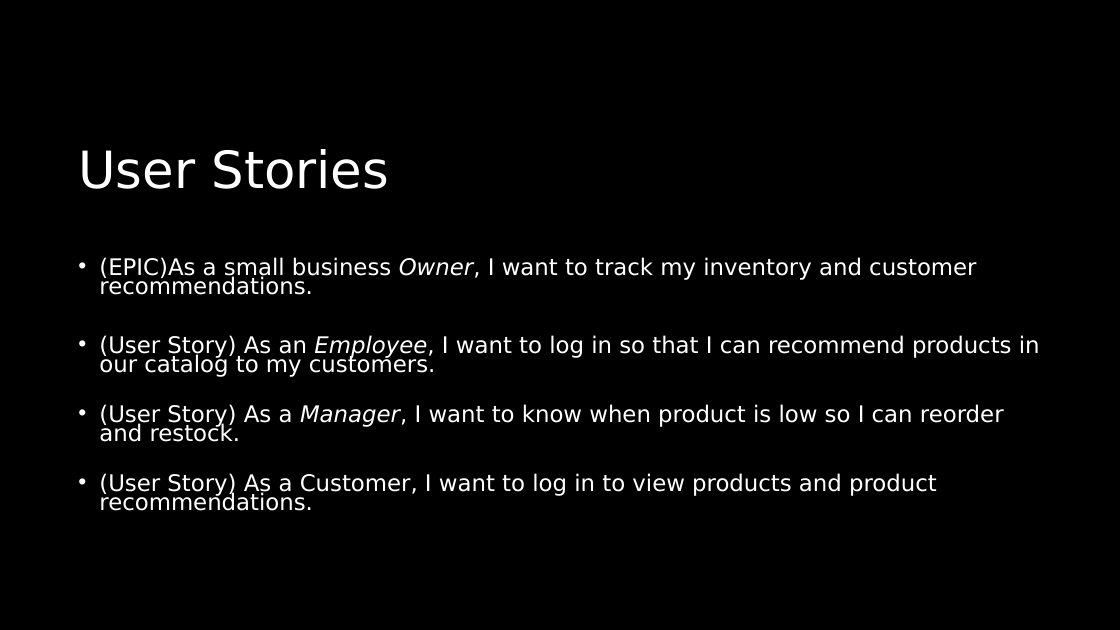
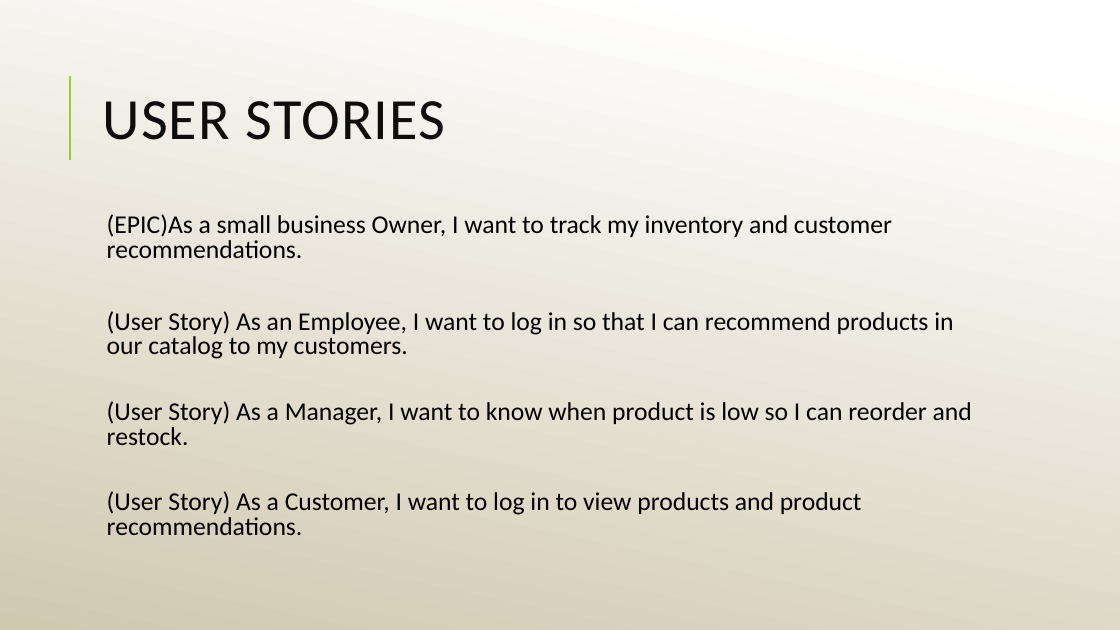
Before and after one commit to S-Apulu3008/CapstoneProject, a slide deck: slide 5 of PitchPresentation/PitchPresentation.pptx. Drawn at 1120x630 pixels with LibreOffice and Linux fonts; fonts in the diff are those of the drawing. Boxes give left, top, right and bottom in pixels: in the first picture for what was removed or moved away, otherwise in the second. Text is boxed around its words. In the diff, an @@ line names an element or a change of style, - is before the commit and + after.

```diff
--- a/PitchPresentation/PitchPresentation.pptx
+++ b/PitchPresentation/PitchPresentation.pptx
@@ background #000000 to gradient #FFFFFF to #D1C8B1 @@
@@ title "USER STORIES" at <box>102,101,446,140</box>: vertical alignment top to middle @@
@@ line added from (70, 160) to (70, 76), #99CB38 1.5 pt @@
@@ title at <box>102,101,446,140</box>: text changed; size 44 to 50 pt; font DejaVu Sans to Calibri; text colour #FFFFFF to #0D0D0D @@
-User Stories
+USER STORIES
@@ text "(EPIC)As a small business Owner, ...": place and size @@
-text "(EPIC)As a small business Owner, ..." at <box>99,257,1040,511</box>
+text "(EPIC)As a small business Owner, ..." at <box>107,214,972,535</box>
@@ text "(EPIC)As a small business Owner, ..." at <box>107,214,972,535</box>: size 19.6 to 22 pt, font DejaVu Sans to Calibri, text colour #FFFFFF to #000000; italic off in "Owner,", "Employee,", "Manager,"; bullet • to  ; line spacing 0.7 to 0.8; more space between paragraphs @@
```
Also in this commit, not shown: 7 other slides changed, 1 slide added, 1 slide removed.
